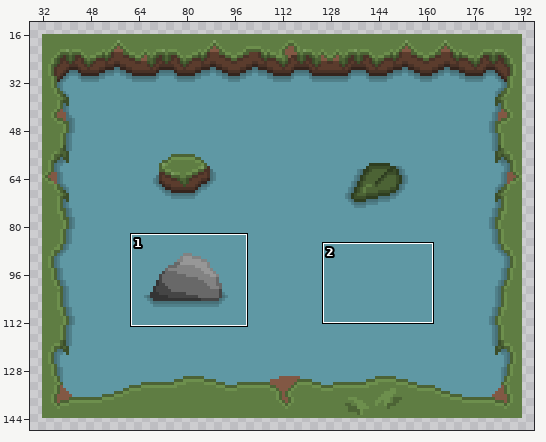
Sprite sheet, stored at harvest-havoc/assets/spritesheets/Pond.png. Above: a wide view before the commit, with the close-up outlined.
Close-up. Before:
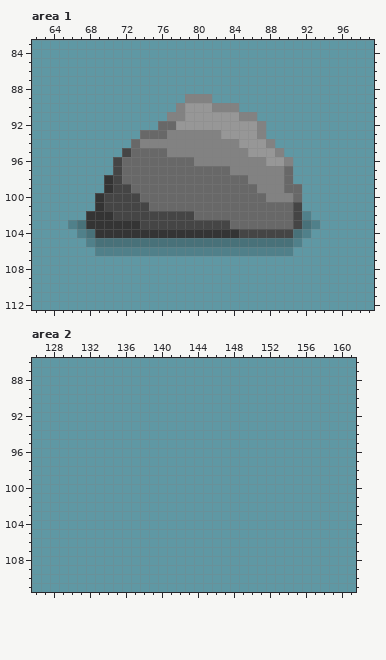
The file is 256x256 pixels. Shown: area 1: x 62..99, y 83..112; area 2: x 126..161, y 86..111. The wide view leaves out empty margins.
Now the later version:
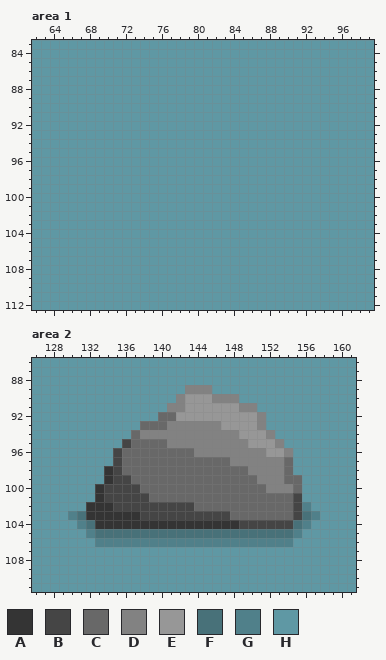
Palette (. is transparent): A #343434  B #454545  C #686868  D #828282  E #979797  F #487179  G #50808a  H #5f98a4
Changes in this commit:
--- area 1
@@ x 62..99 @@
  88 HHHHHHHHHHHHHHHHHHHHHHHHHHHHHHHHHHHHHH
- 89 HHHHHHHHHHHHHHHHHDDDHHHHHHHHHHHHHHHHHH
- 90 HHHHHHHHHHHHHHHHDEEEDDDHHHHHHHHHHHHHHH
- 91 HHHHHHHHHHHHHHHDDEEEEEEDDHHHHHHHHHHHHH
- 92 HHHHHHHHHHHHHHCCEEEEEEEEEDHHHHHHHHHHHH
- 93 HHHHHHHHHHHHCCCDDDDDDEEEEDHHHHHHHHHHHH
- 94 HHHHHHHHHHHCDDDDDDDDDDDEEEDHHHHHHHHHHH
- 95 HHHHHHHHHHBCCCCDDDDDDDDDEEEDHHHHHHHHHH
- 96 HHHHHHHHHBCCCCCCCCDDDDDDDDEEDHHHHHHHHH
- 97 HHHHHHHHHBCCCCCCCCCCCCDDDDDDCHHHHHHHHH
- 98 HHHHHHHHABCCCCCCCCCCCCCCDDDDCHHHHHHHHH
- 99 HHHHHHHHABBCCCCCCCCCCCCCCDDDCCHHHHHHHH
-100 HHHHHHHABBBBCCCCCCCCCCCCCCDDDCHHHHHHHH
-101 HHHHHHHABBBBBCCCCCCCCCCCCCCCCBHHHHHHHH
-102 HHHHHHAAABBBBBBBBBCCCCCCCCCCCBGHHHHHHH
-103 HHHHGFAAAAAABBBBBBBBBBCCCCCCCBFGHHHHHH
-104 HHHHHGFAAAAAAAAAAAAAAAABBBBBBFGHHHHHHH
-105 HHHHHHGFFFFFFFFFFFFFFFFFFFFFFGHHHHHHHH
-106 HHHHHHHGGGGGGGGGGGGGGGGGGGGGGHHHHHHHHH
+ 89 HHHHHHHHHHHHHHHHHHHHHHHHHHHHHHHHHHHHHH
+ 90 HHHHHHHHHHHHHHHHHHHHHHHHHHHHHHHHHHHHHH
+ 91 HHHHHHHHHHHHHHHHHHHHHHHHHHHHHHHHHHHHHH
+ 92 HHHHHHHHHHHHHHHHHHHHHHHHHHHHHHHHHHHHHH
+ 93 HHHHHHHHHHHHHHHHHHHHHHHHHHHHHHHHHHHHHH
+ 94 HHHHHHHHHHHHHHHHHHHHHHHHHHHHHHHHHHHHHH
+ 95 HHHHHHHHHHHHHHHHHHHHHHHHHHHHHHHHHHHHHH
+ 96 HHHHHHHHHHHHHHHHHHHHHHHHHHHHHHHHHHHHHH
+ 97 HHHHHHHHHHHHHHHHHHHHHHHHHHHHHHHHHHHHHH
+ 98 HHHHHHHHHHHHHHHHHHHHHHHHHHHHHHHHHHHHHH
+ 99 HHHHHHHHHHHHHHHHHHHHHHHHHHHHHHHHHHHHHH
+100 HHHHHHHHHHHHHHHHHHHHHHHHHHHHHHHHHHHHHH
+101 HHHHHHHHHHHHHHHHHHHHHHHHHHHHHHHHHHHHHH
+102 HHHHHHHHHHHHHHHHHHHHHHHHHHHHHHHHHHHHHH
+103 HHHHHHHHHHHHHHHHHHHHHHHHHHHHHHHHHHHHHH
+104 HHHHHHHHHHHHHHHHHHHHHHHHHHHHHHHHHHHHHH
+105 HHHHHHHHHHHHHHHHHHHHHHHHHHHHHHHHHHHHHH
+106 HHHHHHHHHHHHHHHHHHHHHHHHHHHHHHHHHHHHHH
 107 HHHHHHHHHHHHHHHHHHHHHHHHHHHHHHHHHHHHHH
--- area 2
@@ x 126..161 @@
  88 HHHHHHHHHHHHHHHHHHHHHHHHHHHHHHHHHHHH
- 89 HHHHHHHHHHHHHHHHHHHHHHHHHHHHHHHHHHHH
- 90 HHHHHHHHHHHHHHHHHHHHHHHHHHHHHHHHHHHH
- 91 HHHHHHHHHHHHHHHHHHHHHHHHHHHHHHHHHHHH
- 92 HHHHHHHHHHHHHHHHHHHHHHHHHHHHHHHHHHHH
- 93 HHHHHHHHHHHHHHHHHHHHHHHHHHHHHHHHHHHH
- 94 HHHHHHHHHHHHHHHHHHHHHHHHHHHHHHHHHHHH
- 95 HHHHHHHHHHHHHHHHHHHHHHHHHHHHHHHHHHHH
- 96 HHHHHHHHHHHHHHHHHHHHHHHHHHHHHHHHHHHH
- 97 HHHHHHHHHHHHHHHHHHHHHHHHHHHHHHHHHHHH
- 98 HHHHHHHHHHHHHHHHHHHHHHHHHHHHHHHHHHHH
- 99 HHHHHHHHHHHHHHHHHHHHHHHHHHHHHHHHHHHH
-100 HHHHHHHHHHHHHHHHHHHHHHHHHHHHHHHHHHHH
-101 HHHHHHHHHHHHHHHHHHHHHHHHHHHHHHHHHHHH
-102 HHHHHHHHHHHHHHHHHHHHHHHHHHHHHHHHHHHH
-103 HHHHHHHHHHHHHHHHHHHHHHHHHHHHHHHHHHHH
-104 HHHHHHHHHHHHHHHHHHHHHHHHHHHHHHHHHHHH
-105 HHHHHHHHHHHHHHHHHHHHHHHHHHHHHHHHHHHH
-106 HHHHHHHHHHHHHHHHHHHHHHHHHHHHHHHHHHHH
+ 89 HHHHHHHHHHHHHHHHHDDDHHHHHHHHHHHHHHHH
+ 90 HHHHHHHHHHHHHHHHDEEEDDDHHHHHHHHHHHHH
+ 91 HHHHHHHHHHHHHHHDDEEEEEEDDHHHHHHHHHHH
+ 92 HHHHHHHHHHHHHHCCEEEEEEEEEDHHHHHHHHHH
+ 93 HHHHHHHHHHHHCCCDDDDDDEEEEDHHHHHHHHHH
+ 94 HHHHHHHHHHHCDDDDDDDDDDDEEEDHHHHHHHHH
+ 95 HHHHHHHHHHBCCCCDDDDDDDDDEEEDHHHHHHHH
+ 96 HHHHHHHHHBCCCCCCCCDDDDDDDDEEDHHHHHHH
+ 97 HHHHHHHHHBCCCCCCCCCCCCDDDDDDCHHHHHHH
+ 98 HHHHHHHHABCCCCCCCCCCCCCCDDDDCHHHHHHH
+ 99 HHHHHHHHABBCCCCCCCCCCCCCCDDDCCHHHHHH
+100 HHHHHHHABBBBCCCCCCCCCCCCCCDDDCHHHHHH
+101 HHHHHHHABBBBBCCCCCCCCCCCCCCCCBHHHHHH
+102 HHHHHHAAABBBBBBBBBCCCCCCCCCCCBGHHHHH
+103 HHHHGFAAAAAABBBBBBBBBBCCCCCCCBFGHHHH
+104 HHHHHGFAAAAAAAAAAAAAAAABBBBBBFGHHHHH
+105 HHHHHHGFFFFFFFFFFFFFFFFFFFFFFGHHHHHH
+106 HHHHHHHGGGGGGGGGGGGGGGGGGGGGGHHHHHHH
 107 HHHHHHHHHHHHHHHHHHHHHHHHHHHHHHHHHHHH
Changed places in both close-ups, as pixel boxes (x1, y1, x2, y2):
changed: (68, 94, 320, 256)
changed: (68, 385, 320, 547)
